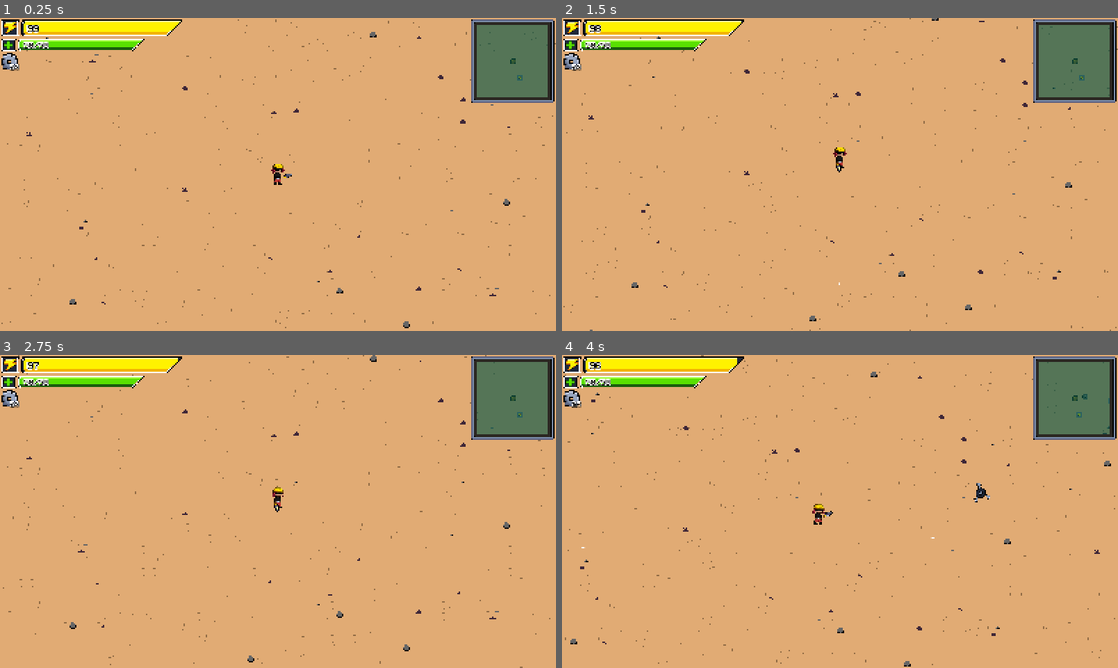
Above: before the commit, frames 1-4 (two rows, left to right).
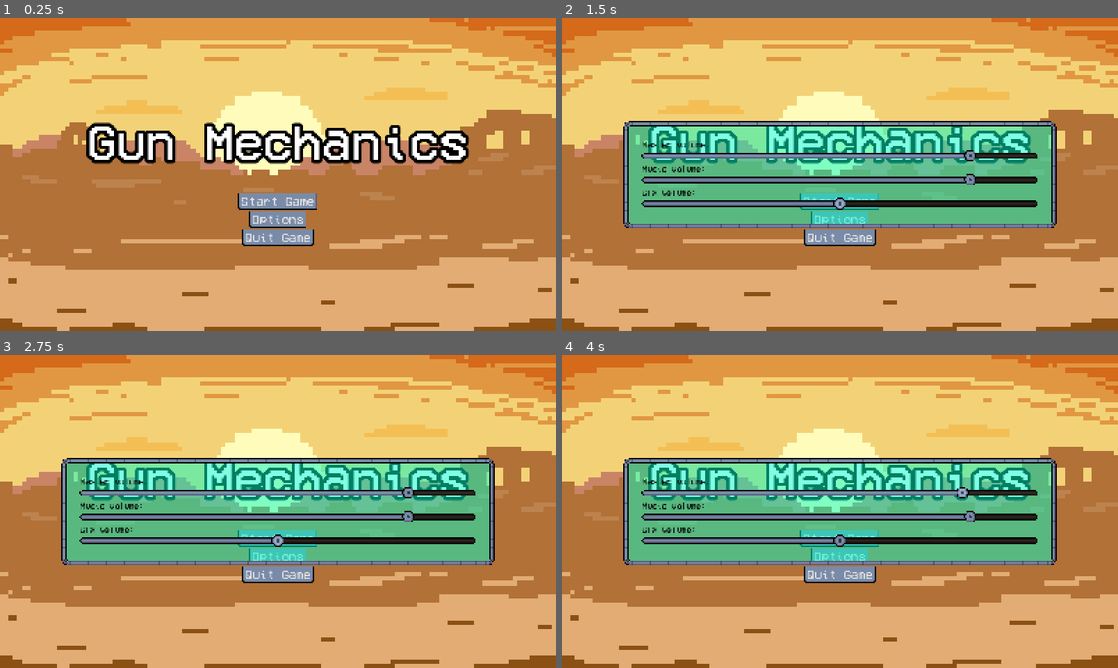
Above: after the commit, the same moments.

Repository: Crash-Out-Engine/NUS-Orbital-2025
Game: Godot game, scene res://scenes/game_menu.tscn
The game is run twice, just before and just after one commit, with the same random seed, the same clock (stepped at 60 frames per second) and the same inputs. Before the commit the project starts from res://scenes/game.tscn.
Inputs (mouse positions are in pixels of both pictures, inside the frame that each line leads up to):
- Up to frame 1 (0.25 s): no input
- Up to frame 2 (1.5 s): click (840, 218) at 0.5 s, where only the run after the commit has a clickable "Options"; click (840, 202) at 1.25 s, where only the run after the commit has a clickable "Start Game"
- Up to frame 3 (2.75 s): click (278, 539) at 2 s, where only the run after the commit has a clickable "Start Game"
- Up to frame 4 (4 s): tap Enter at 2.75 s; move the mouse to (962, 495) at 2.77 s; hold D (right) 2.78-3.5 s; hold Shift (add turret) 2.78-3.5 s; click (962, 495) at 2.92 s; drag from (728, 527) to (962, 495) at 3.52 s

The runs differ from the first frame. In frame 1, 80% of the frame differs, in the area x 0-100%, y 0-100%; in frame 2, 80%; in frame 3, 80%; in frame 4, 80%.

Commit message:
feat: add game menu

Diff:
--- a/project.godot
+++ b/project.godot
@@ -12,7 +12,7 @@
 
 config/name="Gun Mechanics"
 config/version="0.1.11"
-run/main_scene="uid://bbtrde7tvkisy"
+run/main_scene="uid://d5rp7wwu7wn8"
 config/features=PackedStringArray("4.4", "GL Compatibility")
 
 [audio]
--- a/scenes/game.tscn
+++ b/scenes/game.tscn
@@ -6,7 +6,6 @@
 [ext_resource type="Script" uid="uid://d05ojyvqdl0s7" path="res://scripts/game_scene/camera_2d.gd" id="4_lbhrr"]
 [ext_resource type="Script" uid="uid://ccldnij14thxu" path="res://scripts/game_scene/object_spawner.gd" id="5_264po"]
 [ext_resource type="Script" uid="uid://dixn701xl56vv" path="res://scripts/game_scene/enemy_spawner.gd" id="5_iywne"]
-[ext_resource type="Script" uid="uid://bcocptbr3821k" path="res://scripts/game_scene/ui/pause_menu.gd" id="5_p57ef"]
 [ext_resource type="Script" uid="uid://brohp3alww54k" path="res://scripts/game_scene/ui/ui.gd" id="5_u5sy4"]
 [ext_resource type="Texture2D" uid="uid://b2lu3murg2aic" path="res://assets/sprites/ui_spritesheet_v2.png" id="6_1kice"]
 [ext_resource type="Script" uid="uid://ysb1rej05rno" path="res://scripts/game_scene/ui/hud_bars.gd" id="6_rysoc"]
@@ -18,6 +17,7 @@
 [ext_resource type="AudioStream" uid="uid://d0bs4frau5lf8" path="res://assets/audio/sound_effects/pause_sound.wav" id="11_ca42v"]
 [ext_resource type="Theme" uid="uid://c8t8fqq1p8n4l" path="res://resources/custom_ui.tres" id="12_ssvqc"]
 [ext_resource type="Theme" uid="uid://d0hhc2538lbdn" path="res://resources/debug_ui.tres" id="14_264po"]
+[ext_resource type="Script" uid="uid://d0hynie2odmvm" path="res://scripts/game_scene/ui/pause_menu.gd" id="14_bt5mj"]
 [ext_resource type="Script" uid="uid://b5ihjg2jg7kkh" path="res://scripts/game_scene/ui/debug/debug_panel.gd" id="15_264po"]
 [ext_resource type="Script" uid="uid://cse3mqdmlr8dq" path="res://scripts/game_scene/ui/debug/tree.gd" id="16_1kice"]
 [ext_resource type="Texture2D" uid="uid://ccfwh73q4xx04" path="res://assets/tilesheets/tilemap.png" id="16_264po"]
@@ -445,13 +445,41 @@
 offset_bottom = 244.0
 theme_override_styles/panel = SubResource("StyleBoxTexture_1kice")
 
+[node name="Inventory" type="Control" parent="UI"]
+process_mode = 1
+custom_minimum_size = Vector2(1152, 648)
+layout_mode = 3
+anchors_preset = 0
+offset_right = 1600.0
+offset_bottom = 900.0
+script = ExtResource("8_kvpfn")
+
+[node name="PanelContainer" type="PanelContainer" parent="UI/Inventory"]
+layout_mode = 1
+anchors_preset = 15
+anchor_right = 1.0
+anchor_bottom = 1.0
+offset_left = 64.0
+offset_top = 48.0
+offset_right = -64.0
+offset_bottom = -48.0
+grow_horizontal = 2
+grow_vertical = 2
+theme = ExtResource("12_ssvqc")
+
+[node name="Label" type="Label" parent="UI/Inventory/PanelContainer"]
+layout_mode = 2
+text = "THIS IS AN INVENTORY PLACEHOLDER"
+horizontal_alignment = 1
+vertical_alignment = 1
+
 [node name="PauseMenu" type="Control" parent="UI"]
 process_mode = 2
 layout_mode = 3
 anchors_preset = 0
 offset_right = 1600.0
 offset_bottom = 900.0
-script = ExtResource("5_p57ef")
+script = ExtResource("14_bt5mj")
 
 [node name="PanelContainer" type="PanelContainer" parent="UI/PauseMenu"]
 layout_mode = 1
@@ -540,34 +568,6 @@
 [node name="PauseSound" type="AudioStreamPlayer" parent="UI/PauseMenu"]
 stream = ExtResource("11_ca42v")
 bus = &"SFX"
-
-[node name="Inventory" type="Control" parent="UI"]
-process_mode = 1
-custom_minimum_size = Vector2(1152, 648)
-layout_mode = 3
-anchors_preset = 0
-offset_right = 1600.0
-offset_bottom = 900.0
-script = ExtResource("8_kvpfn")
-
-[node name="PanelContainer" type="PanelContainer" parent="UI/Inventory"]
-layout_mode = 1
-anchors_preset = 15
-anchor_right = 1.0
-anchor_bottom = 1.0
-offset_left = 64.0
-offset_top = 48.0
-offset_right = -64.0
-offset_bottom = -48.0
-grow_horizontal = 2
-grow_vertical = 2
-theme = ExtResource("12_ssvqc")
-
-[node name="Label" type="Label" parent="UI/Inventory/PanelContainer"]
-layout_mode = 2
-text = "THIS IS AN INVENTORY PLACEHOLDER"
-horizontal_alignment = 1
-vertical_alignment = 1
 
 [node name="DebugPanel" type="Control" parent="UI"]
 visible = false
--- /dev/null
+++ b/scenes/game_menu.tscn
@@ -0,0 +1,165 @@
+[gd_scene load_steps=9 format=3 uid="uid://d5rp7wwu7wn8"]
+
+[ext_resource type="Script" uid="uid://dts5tpro2tnhm" path="res://scripts/game_menu.gd" id="1_ldg7d"]
+[ext_resource type="Theme" uid="uid://c8t8fqq1p8n4l" path="res://resources/custom_ui.tres" id="1_vrsc2"]
+[ext_resource type="Texture2D" uid="uid://c1swa7xc2rmsy" path="res://assets/sprites/menu_background.png" id="1_ysvk1"]
+[ext_resource type="FontFile" uid="uid://cj53anigafm5t" path="res://assets/fonts/VCR_OSD_MONO_1.001.ttf" id="2_ysvk1"]
+[ext_resource type="AudioStream" uid="uid://b7d1a7ob2vcpf" path="res://assets/audio/songs/8_bit_frontier_justice.wav" id="4_mw6r2"]
+[ext_resource type="Script" uid="uid://l7dn1i5hcyn7" path="res://scripts/settings_menu.gd" id="5_0b27c"]
+[ext_resource type="AudioStream" uid="uid://d0bs4frau5lf8" path="res://assets/audio/sound_effects/pause_sound.wav" id="6_yr8n5"]
+
+[sub_resource type="LabelSettings" id="LabelSettings_mw6r2"]
+font = ExtResource("2_ysvk1")
+font_size = 144
+outline_size = 36
+outline_color = Color(0, 0, 0, 1)
+
+[node name="GameMenu" type="Control"]
+layout_mode = 3
+anchors_preset = 15
+anchor_right = 1.0
+anchor_bottom = 1.0
+grow_horizontal = 2
+grow_vertical = 2
+script = ExtResource("1_ldg7d")
+
+[node name="TextureRect" type="TextureRect" parent="."]
+layout_mode = 0
+offset_right = 1600.0
+offset_bottom = 900.0
+texture = ExtResource("1_ysvk1")
+
+[node name="Buttons" type="MarginContainer" parent="."]
+layout_mode = 0
+offset_top = 503.0
+offset_right = 1600.0
+offset_bottom = 702.0
+theme = ExtResource("1_vrsc2")
+
+[node name="VBoxContainer" type="VBoxContainer" parent="Buttons"]
+layout_mode = 2
+
+[node name="StartGame" type="Button" parent="Buttons/VBoxContainer"]
+layout_mode = 2
+size_flags_horizontal = 4
+theme_override_fonts/font = ExtResource("2_ysvk1")
+theme_override_font_sizes/font_size = 36
+text = "Start Game"
+
+[node name="Options" type="Button" parent="Buttons/VBoxContainer"]
+layout_mode = 2
+size_flags_horizontal = 4
+theme_override_fonts/font = ExtResource("2_ysvk1")
+theme_override_font_sizes/font_size = 36
+text = "Options"
+
+[node name="QuitGame" type="Button" parent="Buttons/VBoxContainer"]
+layout_mode = 2
+size_flags_horizontal = 4
+theme_override_fonts/font = ExtResource("2_ysvk1")
+theme_override_font_sizes/font_size = 36
+text = "Quit Game
+"
+
+[node name="Title" type="Label" parent="."]
+layout_mode = 0
+offset_right = 1600.0
+offset_bottom = 706.0
+text = "Gun Mechanics"
+label_settings = SubResource("LabelSettings_mw6r2")
+horizontal_alignment = 1
+vertical_alignment = 1
+
+[node name="SettingsMenu" type="Control" parent="."]
+process_mode = 3
+visible = false
+layout_mode = 3
+anchors_preset = 0
+offset_right = 1600.0
+offset_bottom = 900.0
+script = ExtResource("5_0b27c")
+
+[node name="PanelContainer" type="PanelContainer" parent="SettingsMenu"]
+layout_mode = 1
+anchors_preset = 15
+anchor_right = 1.0
+anchor_bottom = 1.0
+offset_left = 384.0
+offset_top = 348.5
+offset_right = -384.0
+offset_bottom = -348.5
+grow_horizontal = 2
+grow_vertical = 2
+scale = Vector2(1.5, 1.5)
+pivot_offset = Vector2(416, 101.5)
+theme = ExtResource("1_vrsc2")
+
+[node name="VBoxContainer" type="VBoxContainer" parent="SettingsMenu/PanelContainer"]
+layout_mode = 2
+alignment = 1
+
+[node name="MasterVolumeContainer" type="VBoxContainer" parent="SettingsMenu/PanelContainer/VBoxContainer"]
+layout_mode = 2
+alignment = 1
+
+[node name="Label" type="Label" parent="SettingsMenu/PanelContainer/VBoxContainer/MasterVolumeContainer"]
+layout_mode = 2
+theme_override_colors/font_color = Color(0, 0, 0, 1)
+theme_override_fonts/font = ExtResource("2_ysvk1")
+text = "Master volume:"
+
+[node name="MasterVolumeSlider" type="HSlider" parent="SettingsMenu/PanelContainer/VBoxContainer/MasterVolumeContainer"]
+layout_mode = 2
+max_value = 1.0
+step = 0.01
+value = 1.0
+
+[node name="MusicVolumeContainer" type="VBoxContainer" parent="SettingsMenu/PanelContainer/VBoxContainer"]
+layout_mode = 2
+alignment = 1
+
+[node name="Label" type="Label" parent="SettingsMenu/PanelContainer/VBoxContainer/MusicVolumeContainer"]
+layout_mode = 2
+theme_override_colors/font_color = Color(0, 0, 0, 1)
+theme_override_fonts/font = ExtResource("2_ysvk1")
+text = "Music volume:"
+
+[node name="MusicVolumeSlider" type="HSlider" parent="SettingsMenu/PanelContainer/VBoxContainer/MusicVolumeContainer"]
+layout_mode = 2
+max_value = 1.0
+step = 0.01
+value = 1.0
+
+[node name="SFXVolumeContainer" type="VBoxContainer" parent="SettingsMenu/PanelContainer/VBoxContainer"]
+layout_mode = 2
+alignment = 1
+
+[node name="Label" type="Label" parent="SettingsMenu/PanelContainer/VBoxContainer/SFXVolumeContainer"]
+layout_mode = 2
+theme_override_colors/font_color = Color(0, 0, 0, 1)
+theme_override_fonts/font = ExtResource("2_ysvk1")
+text = "SFX volume:"
+
+[node name="SFXVolumeSlider" type="HSlider" parent="SettingsMenu/PanelContainer/VBoxContainer/SFXVolumeContainer"]
+layout_mode = 2
+max_value = 1.0
+step = 0.01
+value = 1.0
+
+[node name="PauseSound" type="AudioStreamPlayer" parent="SettingsMenu"]
+stream = ExtResource("6_yr8n5")
+bus = &"SFX"
+
+[node name="AudioStreamPlayer" type="AudioStreamPlayer" parent="."]
+stream = ExtResource("4_mw6r2")
+autoplay = true
+bus = &"Music"
+
+[connection signal="pressed" from="Buttons/VBoxContainer/StartGame" to="." method="_on_start_game_pressed"]
+[connection signal="pressed" from="Buttons/VBoxContainer/Options" to="." method="_on_options_pressed"]
+[connection signal="pressed" from="Buttons/VBoxContainer/QuitGame" to="." method="_on_quit_game_pressed"]
+[connection signal="mouse_entered" from="SettingsMenu" to="SettingsMenu" method="_on_mouse_entered"]
+[connection signal="mouse_exited" from="SettingsMenu" to="SettingsMenu" method="_on_mouse_exited"]
+[connection signal="value_changed" from="SettingsMenu/PanelContainer/VBoxContainer/MasterVolumeContainer/MasterVolumeSlider" to="SettingsMenu" method="_on_master_volume_slider_value_changed"]
+[connection signal="value_changed" from="SettingsMenu/PanelContainer/VBoxContainer/MusicVolumeContainer/MusicVolumeSlider" to="SettingsMenu" method="_on_music_volume_slider_value_changed"]
+[connection signal="value_changed" from="SettingsMenu/PanelContainer/VBoxContainer/SFXVolumeContainer/SFXVolumeSlider" to="SettingsMenu" method="_on_sfx_volume_slider_value_changed"]
--- /dev/null
+++ b/scripts/game_menu.gd
@@ -0,0 +1,10 @@
+extends Control
+
+func _on_start_game_pressed() -> void:
+	get_tree().change_scene_to_file("res://scenes/game.tscn")
+
+func _on_quit_game_pressed() -> void:
+	get_tree().quit()
+
+func _on_options_pressed() -> void:
+	$SettingsMenu.visible = true
--- /dev/null
+++ b/scripts/settings_menu.gd
@@ -0,0 +1,45 @@
+extends Control
+
+@onready var _master_bus = AudioServer.get_bus_index("Master")
+@onready var _master_vol_slider = (
+		$PanelContainer/VBoxContainer/MasterVolumeContainer/MasterVolumeSlider)
+@onready var _music_bus = AudioServer.get_bus_index("Music")
+@onready var _music_vol_slider = (
+		$PanelContainer/VBoxContainer/MusicVolumeContainer/MusicVolumeSlider)
+@onready var _sfx_bus = AudioServer.get_bus_index("SFX")
+@onready var _sfx_vol_slider = $PanelContainer/VBoxContainer/SFXVolumeContainer/SFXVolumeSlider
+
+var mouse_over = false
+
+func _ready() -> void:
+	_master_vol_slider.value = AudioServer.get_bus_volume_linear(_master_bus)
+	_music_vol_slider.value = AudioServer.get_bus_volume_linear(_music_bus)
+	_sfx_vol_slider.value = AudioServer.get_bus_volume_linear(_sfx_bus)
+
+func _input(event: InputEvent) -> void:
+	print("huh")
+	if event is InputEventMouseButton:
+		if mouse_over:
+			visible = false
+	if event is InputEventKey:
+		if event.keycode == KEY_ESCAPE:
+			visible = false
+
+
+func _on_master_volume_slider_value_changed(value: float) -> void:
+	AudioServer.set_bus_volume_linear(_master_bus, value)
+
+
+func _on_music_volume_slider_value_changed(value: float) -> void:
+	AudioServer.set_bus_volume_linear(_music_bus, value)
+
+
+func _on_sfx_volume_slider_value_changed(value: float) -> void:
+	AudioServer.set_bus_volume_linear(_sfx_bus, value)
+
+
+func _on_mouse_entered() -> void:
+	mouse_over = true
+
+func _on_mouse_exited() -> void:
+	mouse_over = false
Not shown, changed: addons/gut/gui/Settings.tscn
Not shown, added: assets/audio/songs/8_bit_frontier_justice.wav.import
Binary file added: assets/sprites/menu_background.png
Not shown, added: assets/sprites/menu_background.png.import
Not shown, added: scripts/game_menu.gd.uid
Not shown, changed: scripts/game_scene/ui/pause_menu.gd.uid
Not shown, added: scripts/settings_menu.gd.uid
Not shown, added: assets/audio/songs/8_bit_frontier_justice.wav
